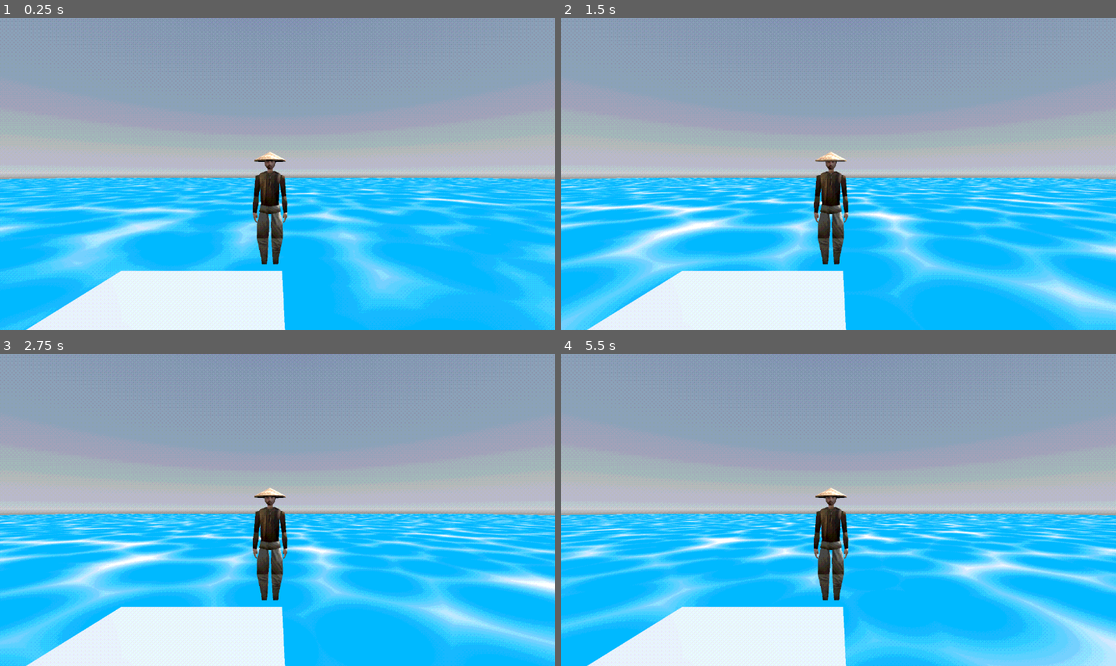
Above: before the commit, frames 1-4 (two rows, left to right).
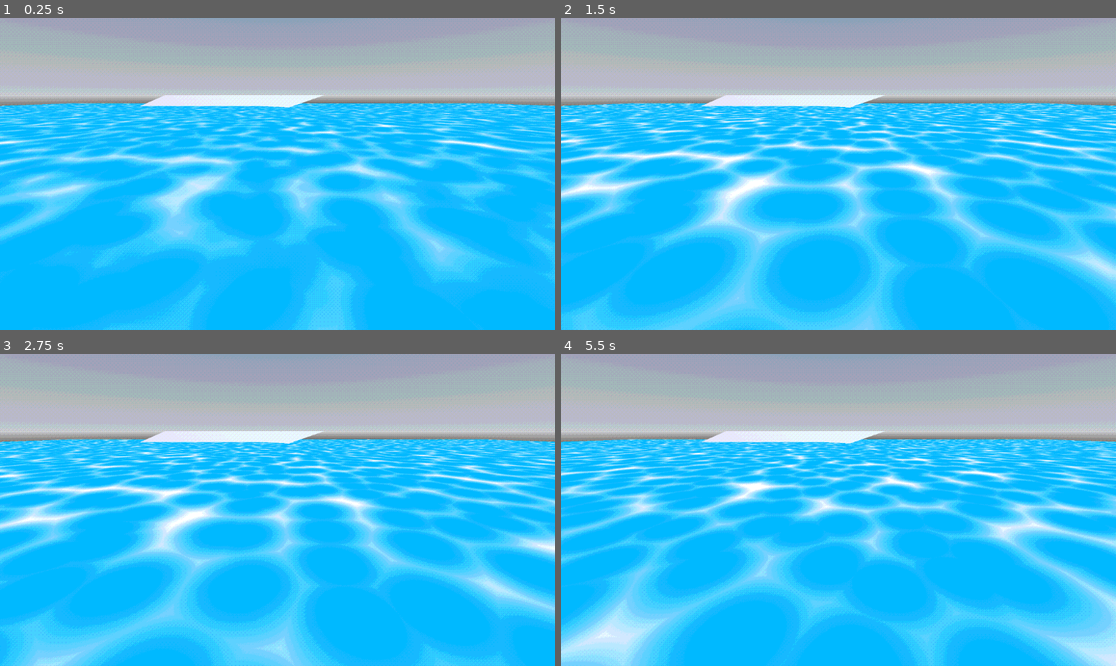
Above: after the commit, the same moments.

Repository: pobertt/32BitGameJam
Game: Godot game, scene res://world/scenes/world.tscn
Two runs of this game, one before a commit and one after it. Both use one fixed random seed, a clock stepped at 60 frames per second and the inputs below.
Inputs:
- Up to frame 1 (0.25 s): no input
- Up to frame 2 (1.5 s): no input
- Up to frame 3 (2.75 s): no input
- Up to frame 4 (5.5 s): no input

The runs differ from the first frame. In frame 1, 67% of the frame differs, in the area x 0-100%, y 0-100%; in frame 2, 71%; in frame 3, 71%; in frame 4, 71%.

Commit message:
psxpostprocess

Diff:
--- a/world/scenes/world.tscn
+++ b/world/scenes/world.tscn
@@ -1,8 +1,7 @@
-[gd_scene load_steps=12 format=3 uid="uid://cf3fulblelx4m"]
+[gd_scene load_steps=11 format=3 uid="uid://cf3fulblelx4m"]
 
 [ext_resource type="Shader" path="res://world/shaders/psxpostprocess.gdshader" id="1_aqwbn"]
 [ext_resource type="Shader" path="res://world/shaders/anime-esquewater.gdshader" id="1_gpkw7"]
-[ext_resource type="PackedScene" uid="uid://dxmdmoueib4x" path="res://assets/scenes/malevillager.tscn" id="2_03plx"]
 
 [sub_resource type="ShaderMaterial" id="ShaderMaterial_hsaa1"]
 shader = ExtResource("1_aqwbn")
@@ -38,10 +37,11 @@
 size = Vector2(200, 200)
 subdivide_width = 16
 
-[sub_resource type="ConcavePolygonShape3D" id="ConcavePolygonShape3D_qss42"]
-data = PackedVector3Array(1, 0, 1, -1, 0, 1, 1, 0, -1, -1, 0, 1, -1, 0, -1, 1, 0, -1)
+[sub_resource type="PlaneMesh" id="PlaneMesh_vbm3l"]
+size = Vector2(50, 50)
 
-[sub_resource type="BoxMesh" id="BoxMesh_rryqk"]
+[sub_resource type="ConcavePolygonShape3D" id="ConcavePolygonShape3D_vbjd7"]
+data = PackedVector3Array(50, 0, 50, -50, 0, 50, 50, 0, -50, -50, 0, 50, -50, 0, -50, 50, 0, -50)
 
 [node name="SubViewportContainer" type="SubViewportContainer"]
 material = SubResource("ShaderMaterial_hsaa1")
@@ -64,24 +64,36 @@
 transform = Transform3D(-0.866023, -0.433016, 0.250001, 0, 0.499998, 0.866027, -0.500003, 0.749999, -0.43301, 0, 0, 0)
 shadow_enabled = true
 
-[node name="ocean" type="Node3D" parent="SubViewport/world"]
+[node name="Camera3D" type="Camera3D" parent="SubViewport/world"]
+transform = Transform3D(1, 0, 0, 0, 0.933749, 0.357928, 0, -0.357928, 0.933749, -0.220991, 2.99175, 6.4023)
 
-[node name="floor" type="MeshInstance3D" parent="SubViewport/world/ocean"]
+[node name="environment" type="Node3D" parent="SubViewport/world"]
+
+[node name="ocean" type="Node3D" parent="SubViewport/world/environment"]
+
+[node name="mesh" type="MeshInstance3D" parent="SubViewport/world/environment/ocean"]
 transform = Transform3D(1, 0, 0, 0, 1, 0, 0, 0, 1, 0, -0.306165, 0)
 mesh = SubResource("PlaneMesh_3b31k")
-skeleton = NodePath("../..")
+skeleton = NodePath("../../..")
 
-[node name="StaticBody3D" type="StaticBody3D" parent="SubViewport/world/ocean/floor"]
+[node name="floors" type="Node3D" parent="SubViewport/world/environment"]
 
-[node name="CollisionShape3D" type="CollisionShape3D" parent="SubViewport/world/ocean/floor/StaticBody3D"]
-shape = SubResource("ConcavePolygonShape3D_qss42")
+[node name="floor1" type="MeshInstance3D" parent="SubViewport/world/environment/floors"]
+transform = Transform3D(1, 0, 0, 0, 0.980765, -0.195193, 0, 0.195193, 0.980765, -24.104, -1.50766, -64.1192)
+mesh = SubResource("PlaneMesh_vbm3l")
+skeleton = NodePath("../../..")
 
-[node name="MeshInstance3D" type="MeshInstance3D" parent="SubViewport/world"]
-transform = Transform3D(2.17076, 0, 0, 0, 1, 0, 0, 0, 2.4884, 0.522108, -0.202118, 4.89916)
-mesh = SubResource("BoxMesh_rryqk")
+[node name="StaticBody3D" type="StaticBody3D" parent="SubViewport/world/environment/floors/floor1"]
 
-[node name="MaleVillager" parent="SubViewport/world" instance=ExtResource("2_03plx")]
-transform = Transform3D(1, 0, 0, 0, 1, 0, 0, 0, 1, 1.38639, -0.559543, 2.03384)
+[node name="CollisionShape3D" type="CollisionShape3D" parent="SubViewport/world/environment/floors/floor1/StaticBody3D"]
+shape = SubResource("ConcavePolygonShape3D_vbjd7")
 
-[node name="Camera3D" type="Camera3D" parent="SubViewport/world"]
-transform = Transform3D(1, 0, 0, 0, 1, 0, 0, 0, 1, 1.54511, 1.60806, 6.4023)
+[node name="floor2" type="MeshInstance3D" parent="SubViewport/world/environment/floors"]
+transform = Transform3D(0.678557, -0.143379, -0.720419, 0, 0.980765, -0.195193, 0.734548, 0.13245, 0.665505, -18.0892, -1.50766, -73.967)
+mesh = SubResource("PlaneMesh_vbm3l")
+skeleton = NodePath("../../../../..")
+
+[node name="StaticBody3D" type="StaticBody3D" parent="SubViewport/world/environment/floors/floor2"]
+
+[node name="CollisionShape3D" type="CollisionShape3D" parent="SubViewport/world/environment/floors/floor2/StaticBody3D"]
+shape = SubResource("ConcavePolygonShape3D_vbjd7")
